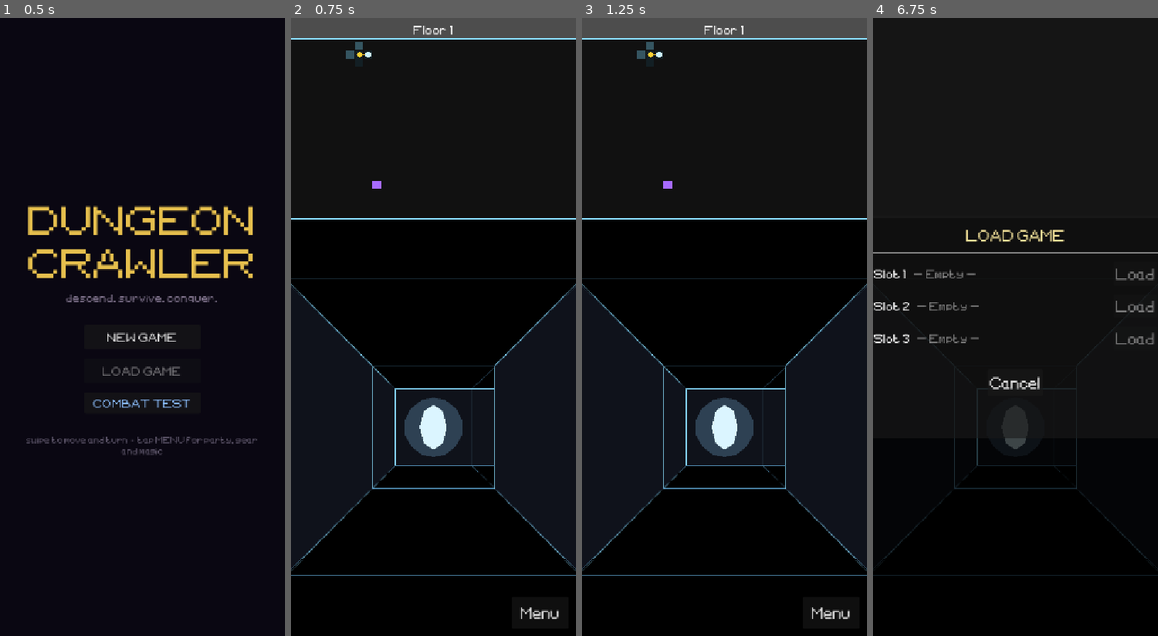
Above: before the commit, frames 1-4 (left to right).
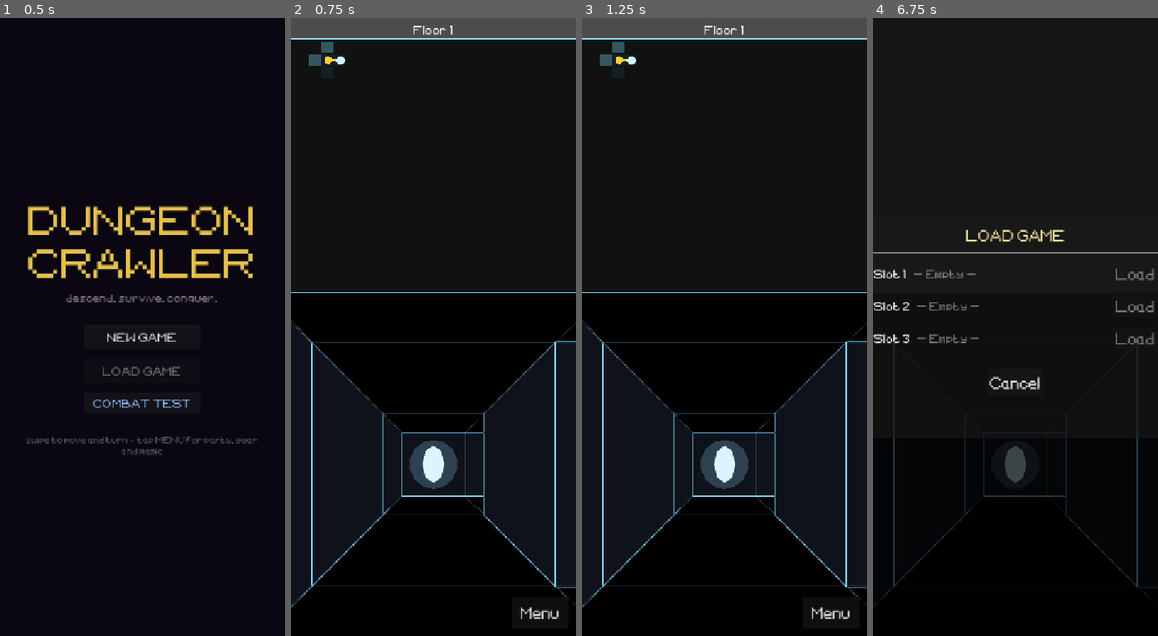
Above: after the commit, the same moments.

Repository: tausiftt5238/four-dragons-deep
Game: Godot game, scene res://scenes/title.tscn
Same seed, same stepped clock (60 frames per second), same inputs: the game is played once before the commit and once after it.
Inputs:
- Up to frame 1 (0.5 s): no input
- Up to frame 2 (0.75 s): click "NEW GAME" at 0.5 s
- Up to frame 3 (1.25 s): no input
- Up to frame 4 (6.75 s): click "Menu" at 1.25 s; click "Stats" at 2 s; click "Party" at 2.75 s; click "Items" at 3.5 s; click "Carried" at 4.25 s; click "Magic" at 5 s; click "Bestiary" at 5.75 s; click "Load [F9]" at 6.5 s

Frame 1 is identical in both runs. In frame 2, 15% of the frame differs, in the area x 0-100%, y 3-96%; in frame 3, 15%; in frame 4, 2.1%.

Commit message:
close the black band, hide the warden, keep demons off the orbs
The band above the corridor was the dungeon's ceiling filling a pane that was
too tall to be a good shape. The map takes 520 now instead of 380, which
leaves the dungeon 650 — a better aspect, 79 degrees across instead of 69 —
and gives the map bigger cells into the bargain.

The purple square was the warden, drawn without needing its cell walked. That
was deliberate once and wrong: it handed over the one thing the floor is
asking you to go and find, from the first step. It is fog-gated like the orbs
and the portal now.

And demons keep off the save orbs. An orb is the only place a run can be
saved, healed or restocked, so one parked on top of it turns that into a
fight you cannot decline. Orb cells are excluded both when a demon is placed
and every time one takes a step. Measured over eight generated floors and 960
steps: none spawned on an orb, none ever stepped onto one.

Co-Authored-By: Claude Opus 5 <noreply@anthropic.com>

Diff:
--- a/scripts/core/main.gd
+++ b/scripts/core/main.gd
@@ -40,7 +40,7 @@
 # you cannot see a side opening until you are standing in it. The screen splits
 # instead — the floor map above, the dungeon below — which gives the 3D a pane
 # nearer 4:3 and puts the part you swipe within reach of a thumb.
-const MAP_PANE_H: int = 380
+const MAP_PANE_H: int = 520
 
 var world: SubViewport
 var _world_box: SubViewportContainer
@@ -662,6 +662,8 @@
 			if not _is_open(c.x, c.y) or taken.has(c):
 				continue
 			if c == current_level.exit_pos or c == current_level.warden_pos:
+				continue
+			if c in current_level.orb_cells:
 				continue
 			if absi(c.x - player_pos.x) + absi(c.y - player_pos.y) < min_dist:
 				continue
@@ -734,6 +736,10 @@
 	for r: Roamer in roamers:
 		if is_instance_valid(r):
 			var taken: Dictionary = _occupied_cells()
+			# An orb is the only place a run can be saved, healed or restocked.
+			# A demon parked on one turns that into a fight you cannot decline.
+			for orb: Vector2i in current_level.orb_cells:
+				taken[orb] = true
 			taken.erase(r.cell)
 			r.move_to(r.choose_step(player_pos, _is_open, taken))
 
--- a/scripts/world/minimap.gd
+++ b/scripts/world/minimap.gd
@@ -120,9 +120,10 @@
 			draw_rect(Rect2(ox + pc * cell, oy + pr * cell,
 					cell - 1.0, cell - 1.0), C_PORTAL)
 
-	# The warden, while it still holds the key. Shown without needing the cell
-	# visited — the floor's task is finding it, not stumbling on it.
-	if warden_pos.x >= 0:
+	# The warden, while it still holds the key — and only once the cell has
+	# been walked. Showing it from the first step handed over the one thing
+	# the floor is asking you to go and find.
+	if warden_pos.x >= 0 and visited.has(warden_pos):
 		var wc: int = warden_pos.x - origin.x
 		var wr: int = warden_pos.y - origin.y
 		if wc >= 0 and wc < view_c and wr >= 0 and wr < view_r:
